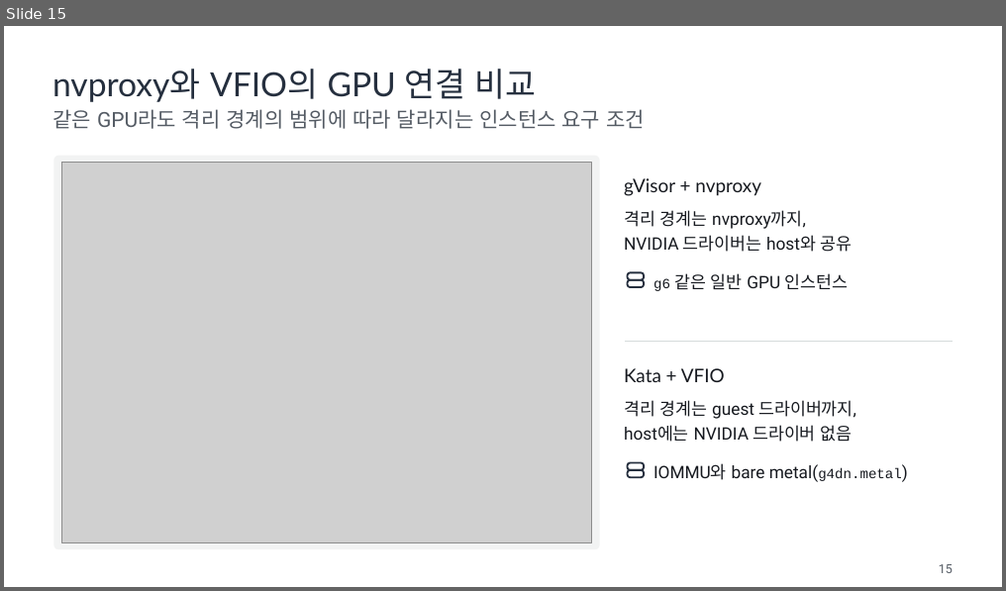
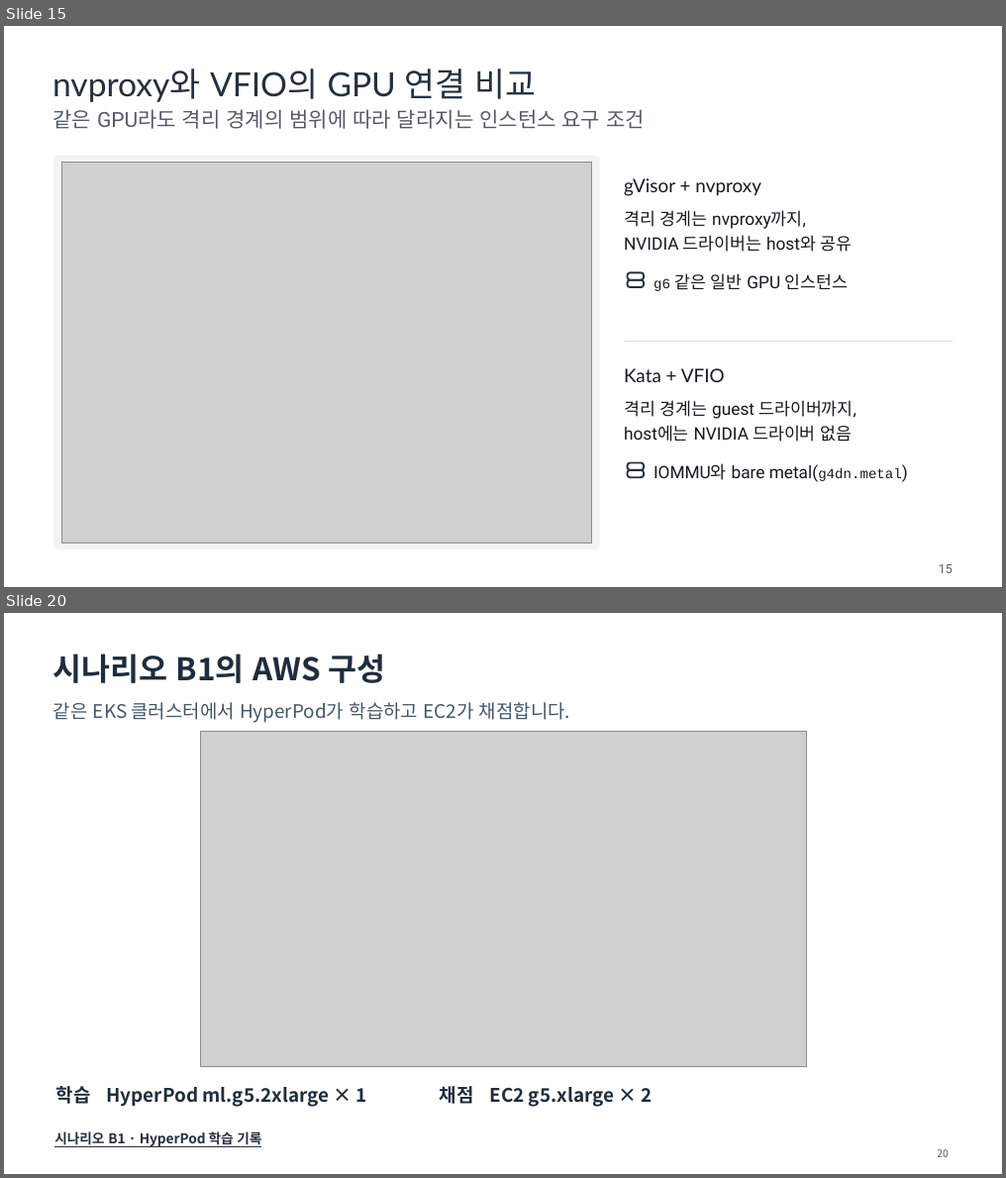
Before and after one commit to daekeun-ml/gpu-sandbox-on-aws, a slide deck: slides/gpu-sandbox-theory.pptx. Shown one above the other, each under a label of ours: slide 15 before the commit, slides 15 and 20 after it; the slides between them are not shown. The pictures are 1006x591 and 1006x1178 pixels, drawn with LibreOffice and Linux fonts; fonts in the diff are those of the drawing; grey boxes stand for pictures. Boxes give left, top, right and bottom in pixels: in the first picture for what was removed or moved away, otherwise in the second. Text is boxed around its words. In the diff, an @@ line names an element or a change of style, - is before the commit and + after.

Commit message:
Align the B2 architecture, hands-on guides and theory deck with the HyperPod run

```diff
--- a/slides/gpu-sandbox-theory.pptx
+++ b/slides/gpu-sandbox-theory.pptx
@@ slide 20 added at [4, 613, 1002, 1174], background #FFFFFF @@
@@ text added at [53, 654, 385, 683], 30 pt, text #202C3B, bold @@
+시나리오 B1의 AWS 구성
@@ text added at [54, 702, 570, 723], 18 pt, text #43576A @@
+같은 EKS 클러스터에서 HyperPod가 학습하고 EC2가 채점합니다.
@@ picture added at [201, 731, 807, 1066] @@
@@ text added at [56, 1086, 652, 1107], 18 pt, text #202C3B, bold @@
+학습 HyperPod ml.g5.2xlarge × 1 채점 EC2 g5.xlarge × 2
@@ text added at [54, 1132, 261, 1148], 13 pt, text #252F3E, bold, underline @@
+시나리오 B1 · HyperPod 학습 기록
@@ text added at [937, 1150, 948, 1157], 10 pt, text #53606B @@
+20
```
Also in this commit, not shown: 16 slides changed, 4 other slides added, 4 slides removed, 49 other files.
